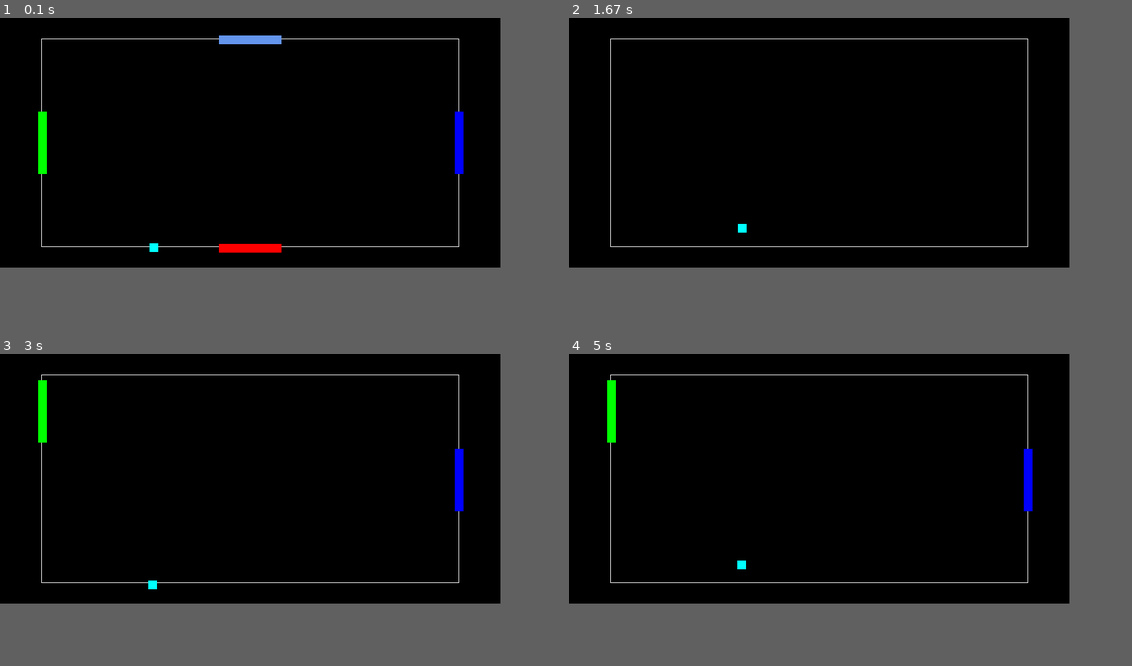
Above: before the commit, frames 1-4 (two rows, left to right).
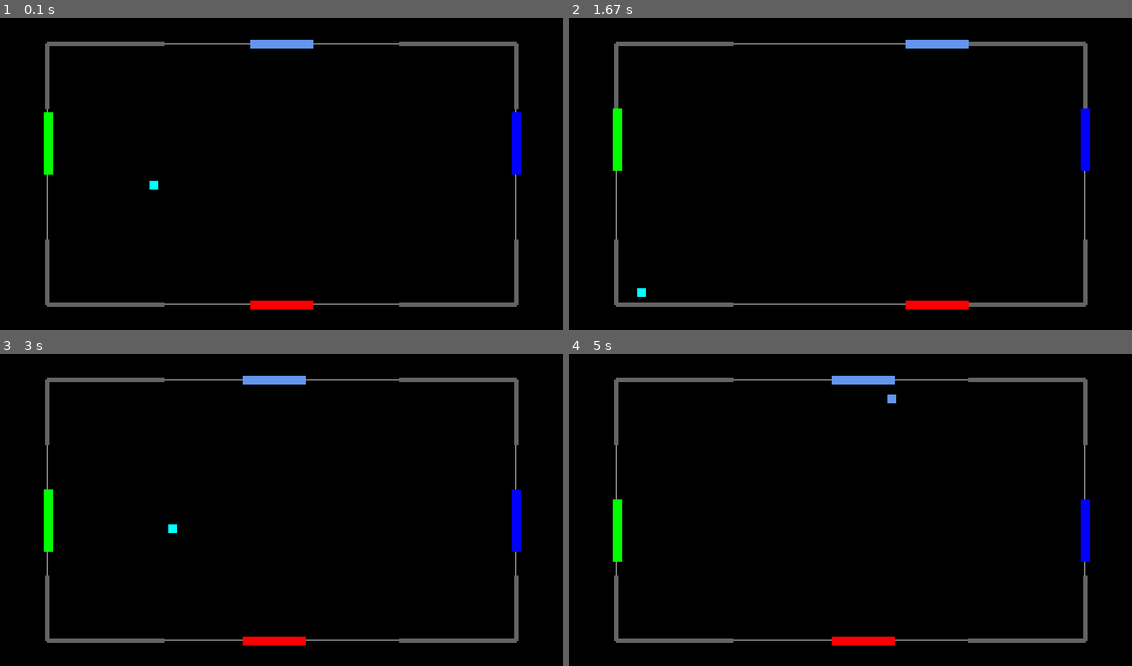
Above: after the commit, the same moments.

Repository: ranimonium/quadpong
Game: pygame game, started from proto4p.py
The game is run twice, just before and just after one commit, with the same random seed, the same clock (stepped at 60 frames per second) and the same inputs. The source is Python 2; it was converted automatically to run under Python 3.
Inputs (mouse positions are in pixels of both pictures, inside the frame that each line leads up to):
- Up to frame 1 (0.1 s): no input
- Up to frame 2 (1.67 s): tap W at 0.33 s; hold Right 0.67-1.13 s; hold D 0.67-1.13 s; move the mouse to (715, 177) at 0.7 s; hold Up 1.17-1.47 s; hold W 1.17-1.47 s; move the mouse to (934, 64) at 1.2 s; hold Right from 1.5 s (still down); hold D from 1.5 s (still down); move the mouse to (861, 67) at 1.53 s
- Up to frame 3 (3 s): release Right at 1.97 s; release D at 1.97 s; hold Left 2-2.53 s; hold A 2-2.53 s; move the mouse to (287, 544) at 2.03 s; hold Down 2.57-2.87 s; hold S 2.57-2.87 s; move the mouse to (427, 559) at 2.6 s; hold Left from 2.9 s (still down); hold A from 2.9 s (still down); move the mouse to (427, 481) at 2.93 s
- Up to frame 4 (5 s): release Left at 3.3 s; release A at 3.3 s; hold Up 3.33-3.7 s; hold W 3.33-3.7 s; move the mouse to (1053, 485) at 3.37 s; hold Right 3.73-4.37 s; hold D 3.73-4.37 s; move the mouse to (1047, 572) at 3.77 s; hold Down 4.4-4.77 s; hold S 4.4-4.77 s; move the mouse to (873, 497) at 4.43 s; hold Left from 4.8 s (still down); hold A from 4.8 s (still down); move the mouse to (726, 453) at 4.83 s
In our replay, the window is 800x400 before the commit and 900x500 after it. These sizes can differ from the game's own. Grey fills any space a smaller window leaves; there, only what the larger window draws over its background counts as a difference.

The runs differ from the first frame. In frame 1, 4.6% of the frame differs, in the area x 6-93%, y 5-94%; in frame 2, 3.8%; in frame 3, 4.3%; in frame 4, 4.3%.

Commit message:
now with functional borders

Diff:
--- a/elements.py
+++ b/elements.py
@@ -85,10 +85,10 @@
 class Ball(Sprite):
 
 	def bounce(self, to):
-		print "BOUNCE!"
-		print self.direction
+		# print "BOUNCE!"
+		# print self.direction
 		self.set_direction(get_bounceDirection(self.direction, to))
-		print self.direction
+		# print self.direction
 
 class Player(Sprite):
 
--- a/proto4p.py
+++ b/proto4p.py
@@ -12,10 +12,14 @@
 pygame.init()
 
 # set up the window
-WINDOWWIDTH = 800
-WINDOWHEIGHT = 400
+WINDOWWIDTH = 900
+WINDOWHEIGHT = 500
 windowSurface = pygame.display.set_mode((WINDOWWIDTH, WINDOWHEIGHT), 0, 32)
 pygame.display.set_caption('ProtoPong 4')
+
+#set up timer
+clock = pygame.time.Clock()
+FPS = 200 #Frames Per Second
 
 # set up arena's "dimensions"
 arenaTOP = WINDOWHEIGHT/12
@@ -37,16 +41,14 @@
 
 """
 
-
-
 #set up players
 NUM_PLAYERS = 4
 
 paddleWIDTH, paddleHEIGHT = 14, 100
 pcolors = [e.CBLUE, e.RED, e.GREEN, e.BLUE]
 pcoords = [
-		[(WINDOWWIDTH)/2 - paddleHEIGHT/2, arenaTOP - 5], #player 0 top
-		[(WINDOWWIDTH)/2 - paddleHEIGHT/2, (arenaTOP+arenaHEIGHT) - 5], #player 1 bottom
+		[(WINDOWWIDTH)/2 - paddleHEIGHT/2, arenaTOP], #player 0 top
+		[(WINDOWWIDTH)/2 - paddleHEIGHT/2, (arenaTOP+arenaHEIGHT)], #player 1 bottom
 		[arenaLEFT - 5, WINDOWHEIGHT/2 - paddleHEIGHT/2], #player 2 left
 		[(arenaLEFT + arenaWIDTH) - paddleWIDTH/2, WINDOWHEIGHT/2 - paddleHEIGHT/2], #player 3 right
 	] #[[x,y],[x,y],[x,y],[x,y]]
@@ -57,50 +59,105 @@
 
 #set up the ball
 ballWIDTH, ballHEIGHT = 14, 14
-ball = e.Ball( e.AQUA, [350, 250])
+ball = e.Ball( e.AQUA, [250, 250])
 		# [ random.randint(arenaLEFT+150, arenaLEFT+arenaWIDTH-150), #random x position of ball
 		# random.randint(arenaTOP+150,arenaTOP+arenaHEIGHT-150)]) #random y position of ball
-ball.set_direction(e.SW)
-# ball.set_direction(random.choice(e.DIAGDIR))
-
-
-def handle_collisions(brect, prects):
-	p_indHit = brect.collidelist(prects)
-
-	if p_indHit != -1:
-		if p_indHit < 2: #horizontal paddles hit
-			ball.bounce('horizontal')
+ball.set_direction(e.NE)
+ball.set_direction(random.choice(e.DIAGDIR))
+
+# border coordinates and border lengths
+borderdiv = 4
+borders = {
+	'topleft_h': [(arenaLEFT, arenaTOP),(arenaLEFT + arenaWIDTH/borderdiv, arenaTOP)],
+	'topright_h': [(arenaLEFT + arenaWIDTH - arenaWIDTH/borderdiv, arenaTOP),(arenaLEFT + arenaWIDTH, arenaTOP)],
+	'bottomleft_h':  [(arenaLEFT, arenaTOP+arenaHEIGHT),(arenaLEFT + arenaWIDTH/borderdiv, arenaTOP + arenaHEIGHT)],
+	'bottomright_h':  [(arenaLEFT + arenaWIDTH - arenaWIDTH/borderdiv, arenaTOP+arenaHEIGHT),(arenaLEFT + arenaWIDTH, arenaTOP + arenaHEIGHT)],
+	'topleft_v': [(arenaLEFT, arenaTOP),(arenaLEFT, arenaTOP + arenaHEIGHT/borderdiv)],
+	'topright_v':  [(arenaLEFT+arenaWIDTH, arenaTOP),(arenaLEFT+arenaWIDTH, arenaTOP + arenaHEIGHT/borderdiv)],
+	'bottomleft_v':  [(arenaLEFT, arenaTOP+arenaHEIGHT - arenaHEIGHT/borderdiv),(arenaLEFT, arenaTOP + arenaHEIGHT)],
+	'bottomright_v':  [(arenaLEFT+arenaWIDTH, arenaTOP+arenaHEIGHT - arenaHEIGHT/borderdiv),(arenaLEFT+arenaWIDTH, arenaTOP + arenaHEIGHT)]
+}
+
+# handles collisions for both the paddle and the borders
+def handle_ballCollisions(ball_rect, rects, isPaddle=True):
+	ball_rect.x += ball.direction[0]
+	ball_rect.y += ball.direction[1]
+
+	rect_i = ball_rect.collidelist(rects)
+
+	if rect_i != -1:
+		if isPaddle:
+			ball.set_color(players[rect_i].color)
+			if rect_i < 2:
+				ball.bounce('horizontal')
+				# print 'horizontal'
+			else:
+				ball.bounce('vertical')
+				# print 'vertical'
 		else:
-			ball.bounce('vertical')
-		ball.set_color(players[p_indHit].color)
-
+			# checks if the ball had just hit a horizontal border
+			if borders.keys()[rect_i][-1:] == 'h':
+				# print str(True)
+				ball.bounce('horizontal')
+			else:
+				ball.bounce('vertical')
+		# print "rect_i = " + str(rect_i)
+
+
+def handle_borderPaddleCollisions(border_rects, paddle_rects):
+	for p in paddle_rects:
+		# print paddle_rects.index(p)
+		p.x += players[paddle_rects.index(p)].direction[0]
+		p.y += players[paddle_rects.index(p)].direction[1]
+
+	for b in border_rects:
+		paddle_i = b.collidelist(paddle_rects)
+		if paddle_i != -1:
+			players[paddle_i].set_direction(e.NONE)
+
+
+
+#ball speed
 BSPEED = 1
 
+#paddle speed
 PSPEED = 2
 
+# main application loop
 while True:
 
-	# background
+	# paint background
 	windowSurface.fill(e.BLACK)
 
-	# pygame.draw.polygon(windowSurface, (255, 255, 255), [(100, 100), (WINDOWWIDTH-100, 100), (100, WINDOWHEIGHT-100), (WINDOWWIDTH-100, WINDOWHEIGHT-100)], 1)
-	#draw borders
+	# draw stage borders
 	pygame.draw.rect(windowSurface, (255, 255, 255), [arenaLEFT, arenaTOP, arenaWIDTH, arenaHEIGHT], 1)
+	border_rects = []
+	# print borders.keys()
+	# print borders
+	for b in borders.values():
+		border_rects.append( pygame.draw.line(windowSurface, (100, 100, 100), b[0], b[1], paddleWIDTH/2) )
+		# pygame.draw.line(windowSurface, (100, 100, 100), b[0], b[1], paddleWIDTH/2)
 
 	# draw the ball
-	brect = pygame.draw.rect(windowSurface, ball.color, [ball.x, ball.y, ballWIDTH, ballHEIGHT])
-
-	prects = []
+	ball_rect = pygame.draw.rect(windowSurface, ball.color, [ball.x, ball.y, ballWIDTH, ballHEIGHT])
+
 	# draw the paddles
+	paddle_rects = []
 	for i in range(2):
-		prects.append(pygame.draw.rect(windowSurface, players[i].color, [players[i].x, players[i].y, paddleHEIGHT, paddleWIDTH]))
+		paddle_rects.append(pygame.draw.line(windowSurface, players[i].color, (players[i].x, players[i].y), (players[i].x + paddleHEIGHT, players[i].y), paddleWIDTH))
+		# paddle_rects.append(pygame.draw.rect(windowSurface, players[i].color, [players[i].x, players[i].y, paddleHEIGHT, paddleWIDTH]))
 	for i in range(2,4):
-		prects.append(pygame.draw.rect(windowSurface, players[i].color, [players[i].x, players[i].y, paddleWIDTH, paddleHEIGHT])) #proper setting
-
+		paddle_rects.append(pygame.draw.line(windowSurface, players[i].color, (players[i].x, players[i].y), (players[i].x + paddleWIDTH, players[i].y), paddleHEIGHT))
+		# paddle_rects.append(pygame.draw.rect(windowSurface, players[i].color, [players[i].x, players[i].y, paddleWIDTH, paddleHEIGHT])) #proper setting
+
+	# handle user events
 	for event in pygame.event.get():
 		if event.type == QUIT:
 			pygame.quit()
 			sys.exit()
+		# elif event.type == MOUSEMOTION:
+		# 	ball.set_pos(event.pos)
+
 		elif event.type == KEYDOWN:
 			if event.key == K_ESCAPE:
 				pygame.event.post(pygame.event.Event(QUIT))
@@ -122,7 +179,6 @@
 			elif event.key == K_DOWN: #right
 				players[3].set_direction(e.S)
 
-
 		elif event.type == KEYUP:
 			if event.key == K_LEFT or event.key == K_RIGHT:  #player 0 top
 				players[0].set_direction(e.NONE)
@@ -135,7 +191,9 @@
 
 
 	#handle collisions
-	handle_collisions(brect, prects)
+	handle_ballCollisions(ball_rect, paddle_rects)
+	handle_ballCollisions(ball_rect, border_rects, False)
+	handle_borderPaddleCollisions(border_rects, paddle_rects)
 
 	#update ball position
 	ball.update_pos(BSPEED)
@@ -144,8 +202,12 @@
 	for p in players:
 		p.update_pos(PSPEED)
 
+	# restarts the ball if it ever gets out of the windor
 	if ball.x < -10 or ball.x > WINDOWWIDTH+10 or ball.y < -10 or ball.y > WINDOWHEIGHT+10:
-		ball = e.Ball( e.AQUA, [350, 250])
-		ball.set_direction(e.SW)
+		ball = e.Ball( e.AQUA, [250, 250])
+		ball.set_direction(e.NE)
+
+	# window not drawn onto the actual screen unless this is called
 	pygame.display.update()
-	time.sleep(0.0009)
+	# parang time.sleep pero frames per second
+	clock.tick(FPS)
